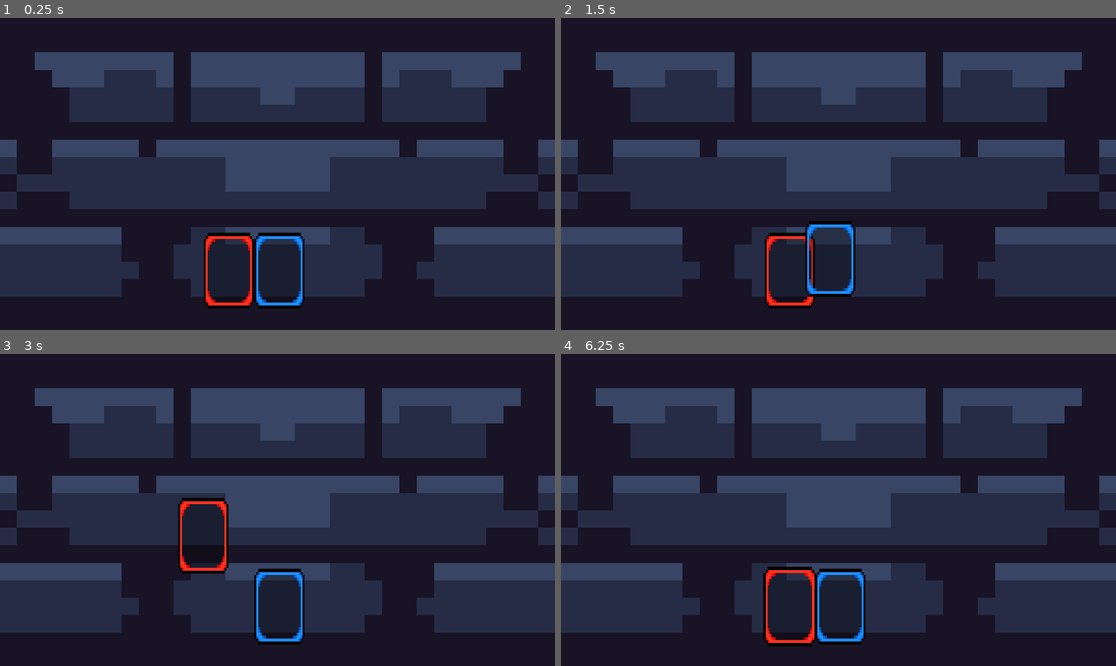
Above: before the commit, frames 1-4 (two rows, left to right).
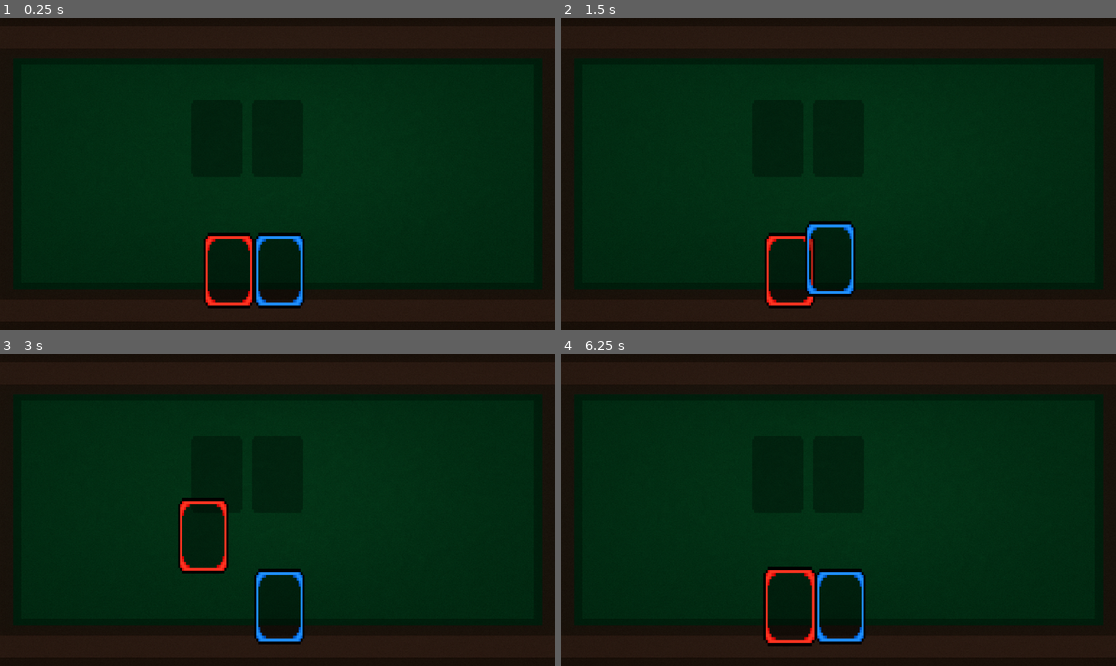
Above: after the commit, the same moments.

Repository: DarkRawel/Arcana
Game: Godot game, scene res://scenes/game.tscn
Same seed, same stepped clock (60 frames per second), same inputs: the game is played once before the commit and once after it.
Inputs (mouse positions are in pixels of both pictures, inside the frame that each line leads up to):
- Up to frame 1 (0.25 s): no input
- Up to frame 2 (1.5 s): tap Enter at 0.5 s; drag from (788, 270) to (894, 105) at 0.52 s; drag from (838, 270) to (810, 236) at 1.27 s
- Up to frame 3 (3 s): move the mouse to (333, 441) at 2.02 s; click (333, 441) at 2.17 s; tap Space at 2.75 s; drag from (249, 572) to (111, 463) at 2.77 s
- Up to frame 4 (6.25 s): move the mouse to (1005, 556) at 3.52 s; click (1005, 556) at 3.67 s; tap Enter at 4.25, 5.75 s; drag from (672, 463) to (755, 432) at 4.27 s; tap Space at 5 s; move the mouse to (866, 510) at 5.02 s; click (866, 510) at 5.17 s; drag from (755, 432) to (788, 606) at 5.77 s

The runs differ from the first frame. In frame 1, 73% of the frame differs, in the area x 0-100%, y 0-100%; in frame 2, 73%; in frame 3, 72%; in frame 4, 73%.

Commit message:
Add card slot feature and update drag logic
Introduces card slot scene and script, updates game scene to use new background and card slots, and enhances card drag-and-drop logic to allow cards to be placed into slots. Includes new slot sprite assets and raycast logic for slot detection.

Diff:
--- /dev/null
+++ b/scenes/card_slot.tscn
@@ -0,0 +1,23 @@
+[gd_scene load_steps=4 format=3 uid="uid://csiaigsxpyld8"]
+
+[ext_resource type="Script" uid="uid://btcf8mxr7wm0m" path="res://scripts/card_slot.gd" id="1_cypty"]
+[ext_resource type="Texture2D" uid="uid://w7wnv6nsrlyd" path="res://sprites/Card RPG UI&Charactors/slot.png" id="1_mxh2e"]
+
+[sub_resource type="RectangleShape2D" id="RectangleShape2D_fpilx"]
+size = Vector2(106, 162)
+
+[node name="CardSlot" type="Node2D"]
+script = ExtResource("1_cypty")
+
+[node name="Slot" type="Sprite2D" parent="."]
+scale = Vector2(4.416667, 6.666665)
+texture = ExtResource("1_mxh2e")
+region_enabled = true
+region_rect = Rect2(25, 32, 24, 24)
+
+[node name="Area2D" type="Area2D" parent="."]
+collision_layer = 2
+collision_mask = 2
+
+[node name="CollisionShape2D" type="CollisionShape2D" parent="Area2D"]
+shape = SubResource("RectangleShape2D_fpilx")
--- a/scenes/game.tscn
+++ b/scenes/game.tscn
@@ -1,21 +1,26 @@
-[gd_scene load_steps=8 format=3 uid="uid://bvfgeyyd6tv4h"]
+[gd_scene load_steps=9 format=3 uid="uid://bvfgeyyd6tv4h"]
 
 [ext_resource type="PackedScene" uid="uid://m8cfxnfmbpwi" path="res://scenes/card1.tscn" id="1_80nbo"]
-[ext_resource type="Texture2D" uid="uid://blbywan8vma7q" path="res://sprites/Dungeon Tile Set.png" id="1_iywne"]
 [ext_resource type="Script" uid="uid://t8xx0p0g51a3" path="res://scripts/card_manager.gd" id="1_yqjtg"]
+[ext_resource type="PackedScene" uid="uid://csiaigsxpyld8" path="res://scenes/card_slot.tscn" id="2_gee14"]
 [ext_resource type="PackedScene" uid="uid://y5yiovd1xbf2" path="res://scenes/card_2.tscn" id="3_lnu2h"]
 [ext_resource type="PackedScene" uid="uid://blbk7ypvogcuo" path="res://scenes/card_3.tscn" id="4_lbhrr"]
 [ext_resource type="PackedScene" uid="uid://cepnvnbbhfqt5" path="res://scenes/card_4.tscn" id="6_p57ef"]
 [ext_resource type="PackedScene" uid="uid://doe8r73q8oaf0" path="res://scenes/card_5.tscn" id="7_u5sy4"]
+[ext_resource type="Texture2D" uid="uid://4d1716045wpy" path="res://Background.png" id="8_0tnpc"]
 
 [node name="Game" type="Node2D"]
 
-[node name="PlaceHolderBackground" type="Sprite2D" parent="."]
-position = Vector2(575.00006, 323.99997)
-scale = Vector2(36.0625, 36.23529)
-texture = ExtResource("1_iywne")
-region_enabled = true
-region_rect = Rect2(127.95805, 30.031204, 32.004303, 17.880775)
+[node name="Background" type="Sprite2D" parent="."]
+position = Vector2(576, 324)
+scale = Vector2(0.75, 0.6328125)
+texture = ExtResource("8_0tnpc")
+
+[node name="CardSlot" parent="." instance=ExtResource("2_gee14")]
+position = Vector2(576, 250)
+
+[node name="CardSlot2" parent="." instance=ExtResource("2_gee14")]
+position = Vector2(450, 250)
 
 [node name="CardManager" type="Node2D" parent="."]
 script = ExtResource("1_yqjtg")
--- a/scripts/card_manager.gd
+++ b/scripts/card_manager.gd
@@ -49,7 +49,8 @@
 			if card:
 				start_drag(card)
 		else:
-			end_drag()
+			if card_being_dragged:
+				end_drag()
 
 func start_drag(card):
 	card_being_dragged = card
@@ -58,7 +59,12 @@
 func end_drag():
 			if card_being_dragged != null:  #vráti sa naspäť
 				card_being_dragged.position = home_positions[card_being_dragged]
-				card_being_dragged.scale = Vector2(1.05, 1.05) # zapne highlite pokial je karta polozena
+			card_being_dragged.scale = Vector2(1.05, 1.05) # zapne highlite pokial je karta polozena
+			var card_slot_found = raycast_check_for_card_slot()
+			if card_slot_found and not card_slot_found.card_in_slot:
+				card_being_dragged.position = card_slot_found.position
+				card_being_dragged.get_node("Area2D/CollisionShape2D").disabled = true # zastavi interakciu s Area2D/CollisionShape2D
+				card_slot_found.card_in_slot = true
 			card_being_dragged = null
 
 func connect_card_signals(card): # bere signali z card_*
@@ -86,18 +92,29 @@
 		card.scale = Vector2(1, 1)
 		card.z_index = 1
 
-func raycast_check_for_card(): # ak mys je na karte tak zoberie jej udaje
+# ked chces pouzit raycast na nieco ine tak len zmen masku z mask1 na mask* a layer z layer1 na layer*
+func raycast_check_for_card(): # ak mys na danej veci udana maskou tak ziska jej udaje
 	var space_state = get_world_2d().direct_space_state
-	var params := PhysicsPointQueryParameters2D.new()
+	var params = PhysicsPointQueryParameters2D.new()
 	params.position = get_global_mouse_position()
 	params.collide_with_areas = true
-	params.collision_mask = 1
-
+	params.collision_mask = 1 # zmenit z 1 na *
 	var result = space_state.intersect_point(params)
-
 	if result.size() > 0:
 		var collider = result[0].collider
 		var card = collider.get_parent()
 		return card
+	return null
 
+func raycast_check_for_card_slot(): # raycast na slot
+	var space_state = get_world_2d().direct_space_state
+	var params = PhysicsPointQueryParameters2D.new()
+	params.position = get_global_mouse_position()
+	params.collide_with_areas = true
+	params.collision_mask = 2
+	var result = space_state.intersect_point(params)
+	if result.size() > 0:
+		var collider = result[0].collider
+		var card = collider.get_parent()
+		return card
 	return null
--- /dev/null
+++ b/scripts/card_slot.gd
@@ -0,0 +1,3 @@
+extends Node2D
+
+var card_in_slot = false
Binary file added: Background.png
Not shown, added: Background.png.import
Not shown, added: scripts/card_slot.gd.uid
Binary file added: sprites/Card RPG UI&Charactors/slot.png
Not shown, added: sprites/Card RPG UI&Charactors/slot.png.import
Not shown, added: sprites/Card RPG UI&Charactors/image.png.url
